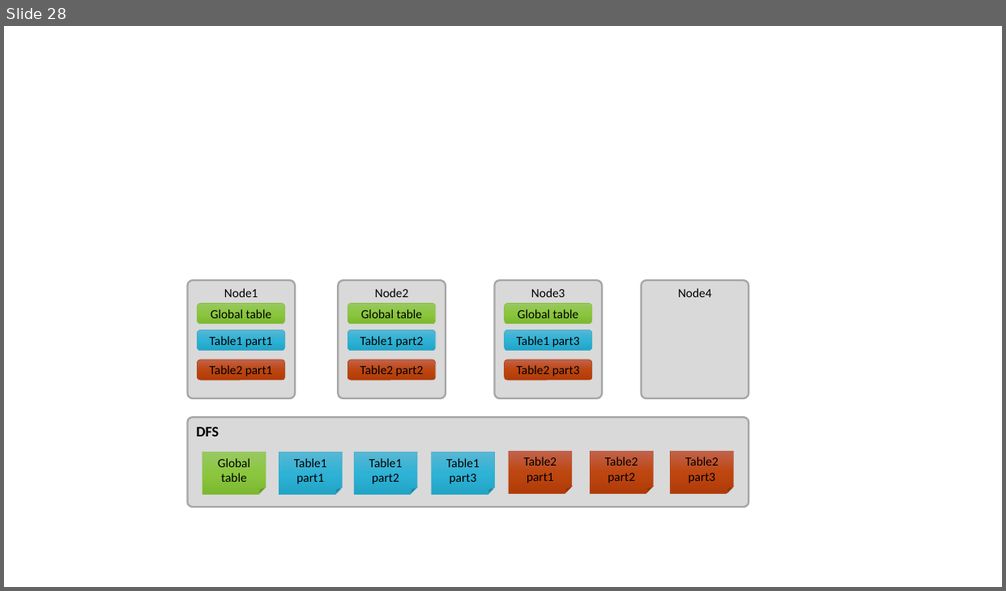
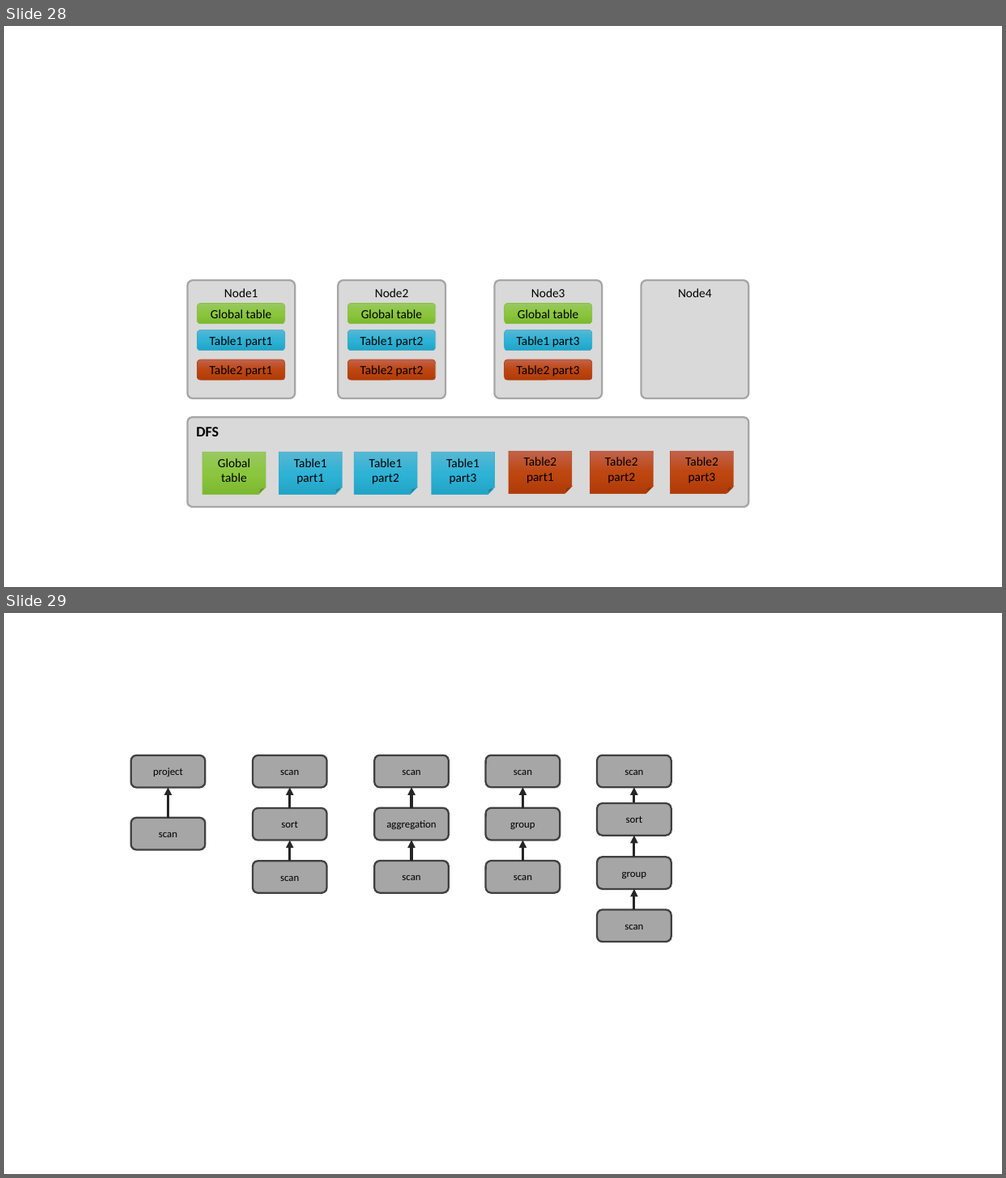
Before and after one commit to scott-zgeng/thor, a slide deck: doc/thor architecture.pptx. Shown one above the other, each under a label of ours: slide 28 before the commit, slides 28 and 29 after it. The pictures are 1006x591 and 1006x1178 pixels, drawn with LibreOffice and Linux fonts; fonts in the diff are those of the drawing. Boxes give left, top, right and bottom in pixels: in the first picture for what was removed or moved away, otherwise in the second. Text is boxed around its words. In the diff, an @@ line names an element or a change of style, - is before the commit and + after.

```diff
--- a/doc/thor architecture.pptx
+++ b/doc/thor architecture.pptx
@@ slide 29 added at <box>4,613,1002,1174</box>, background #FFFFFF @@
@@ rounded rectangle added at <box>131,756,206,787</box>, fill #A6A6A6, outline #404040 1.75 pt, 10 pt, text #000000 @@
+project
@@ rounded rectangle added at <box>253,756,326,787</box>, fill #A6A6A6, outline #404040 1.75 pt, 10 pt, text #000000 @@
+scan
@@ rounded rectangle added at <box>374,756,449,787</box>, fill #A6A6A6, outline #404040 1.75 pt, 10 pt, text #000000 @@
+scan
@@ rounded rectangle added at <box>486,756,560,787</box>, fill #A6A6A6, outline #404040 1.75 pt, 10 pt, text #000000 @@
+scan
@@ rounded rectangle added at <box>597,756,671,787</box>, fill #A6A6A6, outline #404040 1.75 pt, 10 pt, text #000000 @@
+scan
@@ arrow added from (168, 818) to (168, 787), #262626 2.5 pt @@
@@ arrow added from (290, 808) to (290, 787), #262626 2.5 pt @@
@@ arrow added from (411, 808) to (411, 787), #262626 2.5 pt @@
@@ arrow added from (522, 808) to (522, 787), #262626 2.5 pt @@
@@ rounded rectangle added at <box>597,803,671,835</box>, fill #A6A6A6, outline #404040 1.75 pt, 10 pt, text #000000 @@
+sort
@@ arrow added from (634, 803) to (634, 787), #262626 2.5 pt @@
@@ rounded rectangle added at <box>131,818,206,850</box>, fill #A6A6A6, outline #404040 1.75 pt, 10 pt, text #000000 @@
+scan
@@ rounded rectangle added at <box>253,808,326,841</box>, fill #A6A6A6, outline #404040 1.75 pt, 10 pt, text #000000 @@
+sort
@@ rounded rectangle added at <box>374,808,449,841</box>, fill #A6A6A6, outline #404040 1.75 pt, 10 pt, text #000000 @@
+aggregation
@@ rounded rectangle added at <box>486,808,560,841</box>, fill #A6A6A6, outline #404040 1.75 pt, 10 pt, text #000000 @@
+group
@@ arrow added from (290, 861) to (290, 841), #262626 2.5 pt @@
@@ arrow added from (411, 861) to (411, 841), #262626 2.5 pt @@
@@ arrow added from (522, 861) to (522, 841), #262626 2.5 pt @@
@@ arrow added from (634, 857) to (634, 835), #262626 2.5 pt @@
@@ rounded rectangle added at <box>253,861,326,893</box>, fill #A6A6A6, outline #404040 1.75 pt, 10 pt, text #000000 @@
+scan
@@ rounded rectangle added at <box>374,861,449,893</box>, fill #A6A6A6, outline #404040 1.75 pt, 10 pt, text #000000 @@
+scan
@@ rounded rectangle added at <box>486,861,560,893</box>, fill #A6A6A6, outline #404040 1.75 pt, 10 pt, text #000000 @@
+scan
@@ rounded rectangle added at <box>597,857,671,889</box>, fill #A6A6A6, outline #404040 1.75 pt, 10 pt, text #000000 @@
+group
@@ arrow added from (634, 910) to (634, 889), #262626 2.5 pt @@
@@ rounded rectangle added at <box>597,910,671,943</box>, fill #A6A6A6, outline #404040 1.75 pt, 10 pt, text #000000 @@
+scan
```
Also in this commit, not shown: 1 other file.
